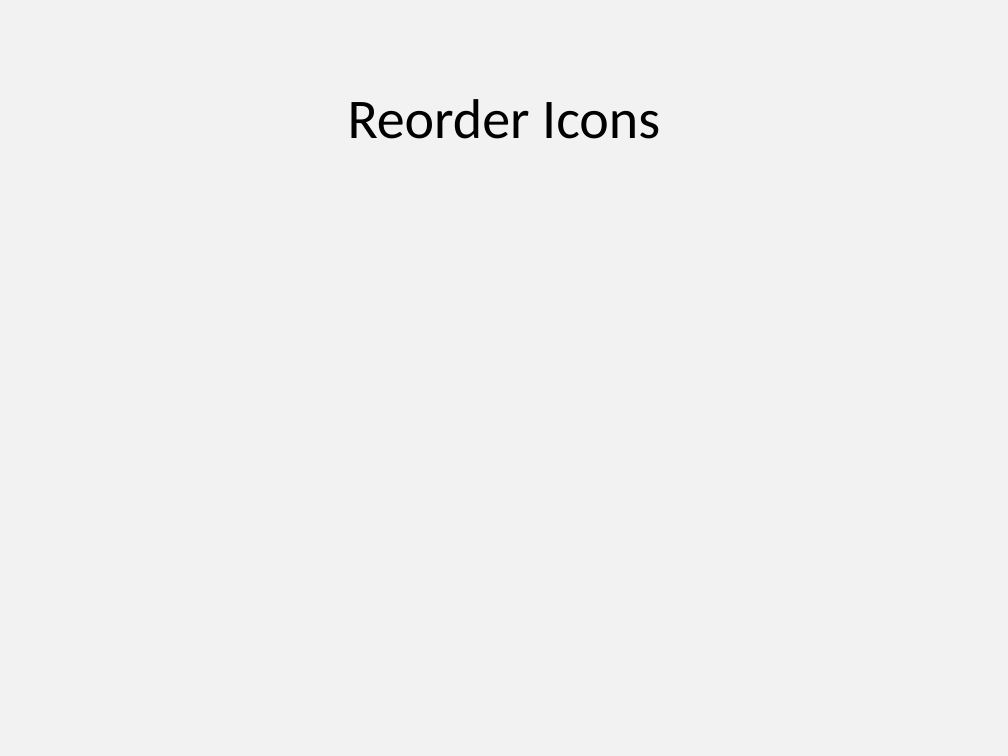
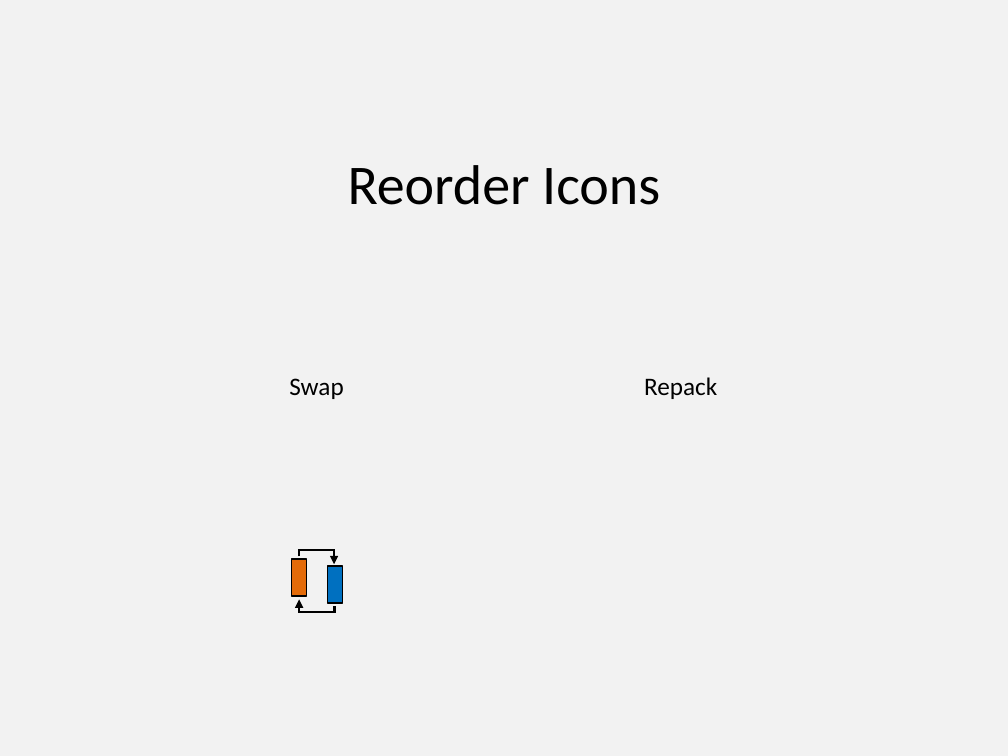
Before and after one commit to PowerPointLabs/PowerPointLabs, a slide deck: slide 5 of doc/Icons-PositionsLab.pptx. Drawn at 1008x756 pixels with LibreOffice and Linux fonts; fonts in the diff are those of the drawing. Boxes give left, top, right and bottom in pixels: in the first picture for what was removed or moved away, otherwise in the second. Text is boxed around its words. In the diff, an @@ line names an element or a change of style, - is before the commit and + after.

```diff
--- a/doc/Icons-PositionsLab.pptx
+++ b/doc/Icons-PositionsLab.pptx
@@ text "Reorder Icons": place and size @@
-text "Reorder Icons" at (348, 99, 660, 139)
+text "Reorder Icons" at (348, 165, 660, 205)
@@ text added at (289, 378, 343, 399), 18 pt, text #000000 @@
+Swap
@@ text added at (644, 377, 717, 399), 18 pt, text #000000 @@
+Repack
@@ group added at (291, 549, 343, 612): 4 lines, 2 rectangles, 2 arrows @@
```
Also in this commit, not shown: 2 other slides changed.
